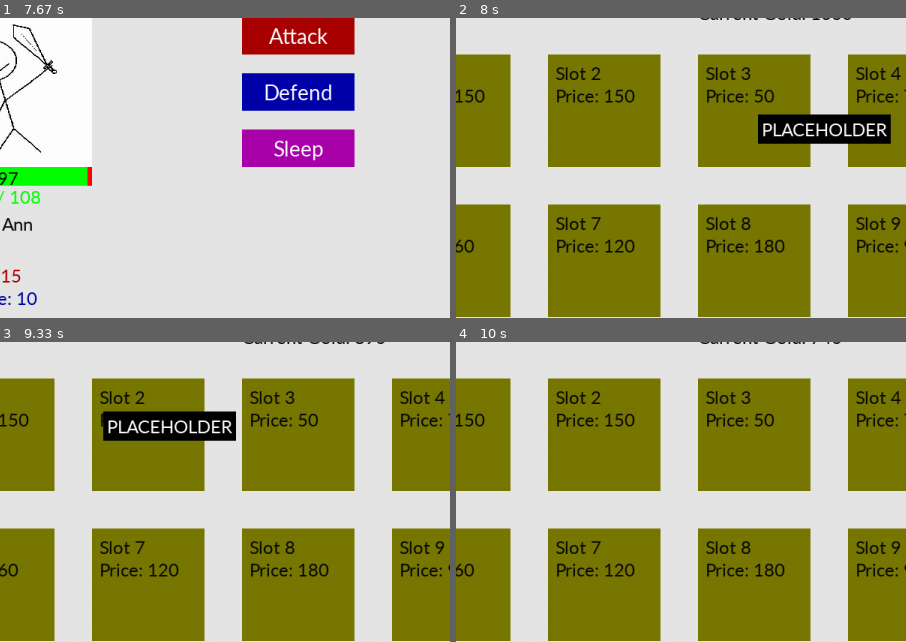
Above: before the commit, frames 1-4 (two rows, left to right).
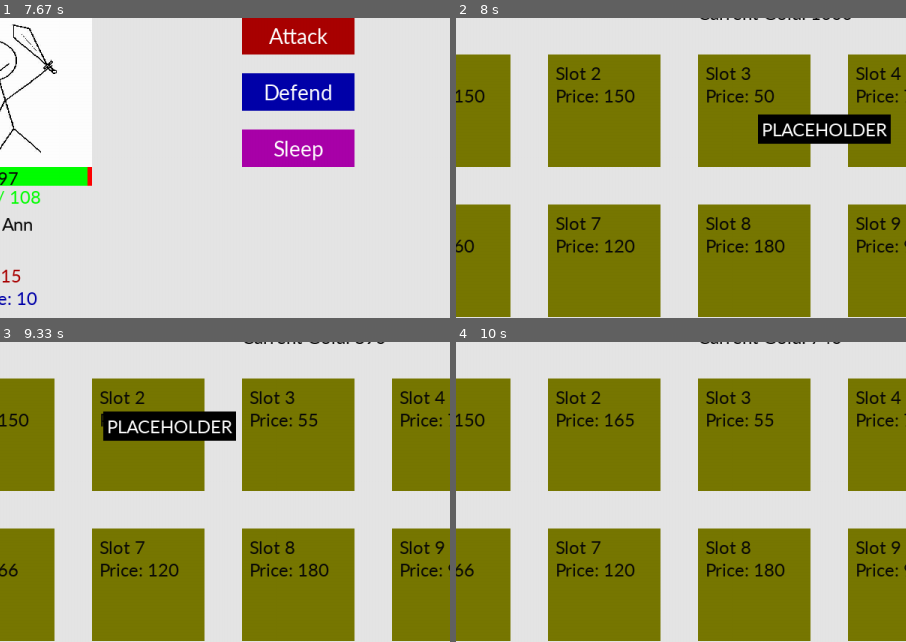
Above: after the commit, the same moments.

Repository: Krybto1/EBBS
Game: pygame game, started from pygame/pygame_ver.py
Two runs of this game, one before a commit and one after it. Both use one fixed random seed, a clock stepped at 60 frames per second and the inputs below.
Inputs (mouse positions are % of the whole screen's width and height, from its top left):
- Up to frame 1 (7.67 s): type "Ann (at the terminal prompt)" at 0 s; click (82, 47) at 0.38 s; click "Attack" at 1.35 s; click (47, 33) at 2.75 s; click (12, 28) at 3.92 s; click (85, 70) at 4.88 s; move the mouse to (72, 26) at 5.23 s; click (72, 26) at 5.53 s; move the mouse to (22, 61) at 5.97 s; click (22, 61) at 6.33 s; click "Shop" at 7.25 s
- Up to frame 2 (8 s): no input
- Up to frame 3 (9.33 s): click "Slot 3" at 8.13 s; move the mouse to (34, 18) at 8.62 s; click (34, 18) at 8.67 s; click "Slot 6" at 9 s; move the mouse to (26, 24) at 9.28 s
- Up to frame 4 (10 s): click (26, 24) at 9.33 s; move the mouse to (68, 83) at 9.62 s; click (68, 83) at 9.67 s
The pictures show only the part of the screen within x 15-65%, y 13-63%; the shares and areas given below are measured in that part.

Frames 1-2 are identical in both runs. In frame 3, less than 0.1% of the frame differs, in the area x 1-71%, y 24-77%; in frame 4, 0.2%, in the area x 1-71%, y 23-77%.

Commit message:
Fixed ItemShop

Diff:
--- a/Classes.py
+++ b/Classes.py
@@ -173,8 +173,10 @@
             if Knight1.get_gold() >= item.price:
                 Knight1.set_gold(Knight1.get_gold() - item.price)
                 print(f"Bought {item.name} for {item.price} gold.")
+                return item.name
             else:
                 print("Not enough gold!")
+                return None
 
 
 def handle_shop_hover(shop_items, screen, font, mouse_pos):
--- /dev/null
+++ b/pygame/items.json
@@ -0,0 +1,104 @@
+{
+  "shop_items": [
+    {
+      "name": "Stick",
+      "price": 150,
+      "atk": 1.2,
+      "defense": 0,
+      "crit_chance": 5,
+      "hp": 0,
+      "goldgain": 0,
+      "hovertext": "A stick that gives you x1.2 attack and +5% crit chance"
+    },
+    {
+      "name": "Slot 2",
+      "price": 150,
+      "atk": 0,
+      "defense": 0,
+      "crit_chance": 0,
+      "hp": 0,
+      "goldgain": 0,
+      "hovertext": "PLACEHOLDER"
+    },
+    {
+      "name": "Slot 3",
+      "price": 50,
+      "atk": 0,
+      "defense": 0,
+      "crit_chance": 0,
+      "hp": 0,
+      "goldgain": 0,
+      "hovertext": "PLACEHOLDER"
+    },
+    {
+      "name": "Slot 4",
+      "price": 75,
+      "atk": 0,
+      "defense": 0,
+      "crit_chance": 0,
+      "hp": 0,
+      "goldgain": 0,
+      "hovertext": "PLACEHOLDER"
+    },
+    {
+      "name": "Slot 5",
+      "price": 200,
+      "atk": 0,
+      "defense": 0,
+      "crit_chance": 0,
+      "hp": 0,
+      "goldgain": 0,
+      "hovertext": "PLACEHOLDER"
+    },
+    {
+      "name": "Slot 6",
+      "price": 60,
+      "atk": 0,
+      "defense": 0,
+      "crit_chance": 0,
+      "hp": 0,
+      "goldgain": 0,
+      "hovertext": "PLACEHOLDER"
+    },
+    {
+      "name": "Slot 7",
+      "price": 120,
+      "atk": 0,
+      "defense": 0,
+      "crit_chance": 0,
+      "hp": 0,
+      "goldgain": 0,
+      "hovertext": "PLACEHOLDER"
+    },
+    {
+      "name": "Slot 8",
+      "price": 180,
+      "atk": 0,
+      "defense": 0,
+      "crit_chance": 0,
+      "hp": 0,
+      "goldgain": 0,
+      "hovertext": "PLACEHOLDER"
+    },
+    {
+      "name": "Slot 9",
+      "price": 90,
+      "atk": 0,
+      "defense": 0,
+      "crit_chance": 0,
+      "hp": 0,
+      "goldgain": 0,
+      "hovertext": "PLACEHOLDER"
+    },
+    {
+      "name": "Slot 10",
+      "price": 110,
+      "atk": 0,
+      "defense": 0,
+      "crit_chance": 0,
+      "hp": 0,
+      "goldgain": 0,
+      "hovertext": "PLACEHOLDER"
+    }
+  ]
+}
--- /dev/null
+++ b/pygame/loader.py
@@ -0,0 +1,16 @@
+import json
+
+def load(file):
+    with open(file) as f:
+        return json.load(f)["shop_items"]
+
+def get_item_by_name(items, name):
+    for item in items:
+        if item["name"] == name:
+            return item
+    return None
+
+
+if __name__ == "__main__":
+    items = load("items.json")
+    print(get_item_by_name(items, "Iron Sword"))
--- a/pygame/pygame_ver.py
+++ b/pygame/pygame_ver.py
@@ -1,12 +1,13 @@
 import time
 import pygame
-from Classes import Boss
-from Classes import Knight
+from Classes import Boss, Knight, ShopItem
 import Classes
 import misc2
 import random
 import os
-
+import loader
+
+shop_items = loader.load("items.json")
 
 CharName = input("Enter your character name: ")
 Knight1 = Knight(CharName, 100, 15, 10, 1, 0, 10, 1000)
@@ -35,19 +36,8 @@
 
 
 def enter_shop(screen, shop_screen, font, Knight1, Shop_Exit_Button, bg_line):
+    global shop_active, shop_items
     shop_active = True
-    shop_items = [
-        {"name": "Stick", "price": 150, "atk": 1.2, "defense": 0, "crit_chance": 5, "hp": 0, "goldgain": 0, "hovertext": "A stick that gives you x1.2 attack and +5% crit chance"},
-        {"name": "Slot 2", "price": 150, "atk": 0, "defense": 0, "crit_chance": 0, "hp": 0, "goldgain": 0, "hovertext": "PLACEHOLDER"},
-        {"name": "Slot 3", "price": 50, "atk": 0, "defense": 0, "crit_chance": 0, "hp": 0, "goldgain": 0, "hovertext": "PLACEHOLDER"},
-        {"name": "Slot 4", "price": 75, "atk": 0, "defense": 0, "crit_chance": 0, "hp": 0, "goldgain": 0, "hovertext": "PLACEHOLDER"},
-        {"name": "Slot 5", "price": 200, "atk": 0, "defense": 0, "crit_chance": 0, "hp": 0, "goldgain": 0, "hovertext": "PLACEHOLDER"},
-        {"name": "Slot 6", "price": 60, "atk": 0, "defense": 0, "crit_chance": 0, "hp": 0, "goldgain": 0, "hovertext": "PLACEHOLDER"},
-        {"name": "Slot 7", "price": 120, "atk": 0, "defense": 0, "crit_chance": 0, "hp": 0, "goldgain": 0, "hovertext": "PLACEHOLDER"},
-        {"name": "Slot 8", "price": 180, "atk": 0, "defense": 0, "crit_chance": 0, "hp": 0, "goldgain": 0, "hovertext": "PLACEHOLDER"},
-        {"name": "Slot 9", "price": 90, "atk": 0, "defense": 0, "crit_chance": 0, "hp": 0, "goldgain": 0, "hovertext": "PLACEHOLDER"},
-        {"name": "Slot 10", "price": 110, "atk": 0, "defense": 0, "crit_chance": 0, "hp": 0, "goldgain": 0, "hovertext": "PLACEHOLDER"}
-    ]
     while shop_active:
         mouse_pos = pygame.mouse.get_pos()
         for event in pygame.event.get():
@@ -57,7 +47,11 @@
             if Shop_Exit_Button.is_clicked(event):
                 shop_active = False
             if event.type == pygame.MOUSEBUTTONDOWN:
-                Classes.handle_shop_click(shop_item_objects, event, Knight1)
+                item_name = Classes.handle_shop_click(shop_item_objects, event, Knight1)
+                if item_name:
+                    item = loader.get_item_by_name(shop_items, item_name)
+                    if item:
+                        item["price"] = int(item["price"] * 1.1)
 
         shop_screen.fill((230, 230, 230))
         shop_screen.blit(font.render(f"Welcome to the Shop!", 1, (10, 10, 10)), (500, 40))
